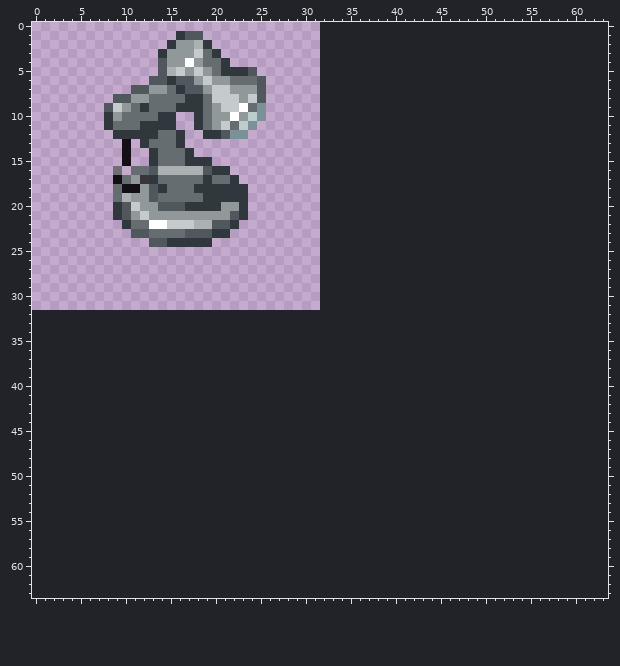
Pixel-art sprite: Resources/Textures/Objects/Misc/Lights/lamp.rsi/lamp.png. This is how it looked before the edit.
The file is 32x32 pixels. The old version is drawn lined up with the new one, on the new canvas.
New version:
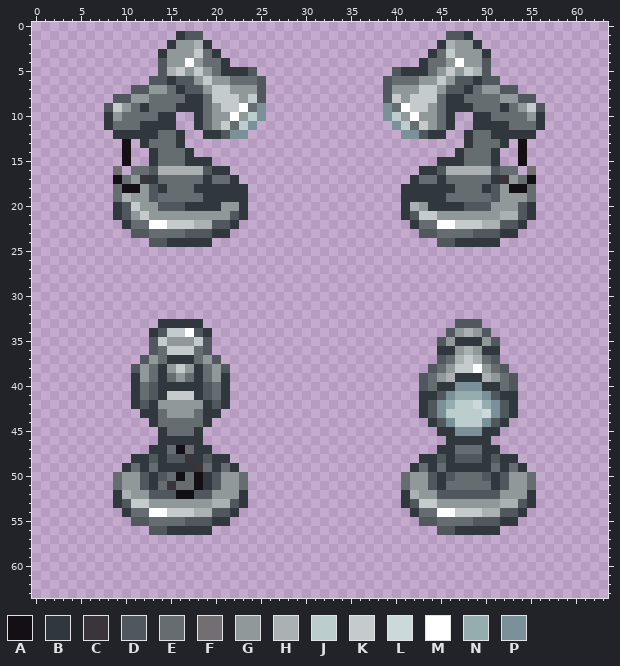
Palette (. is transparent): A #140f15  B #31383d  C #3a343b  D #50585d  E #656d71  F #726e72  G #91989a  H #abb1b3  J #bccdce  K #c5cacc  L #cbd9da  M #ffffff  N #95adae  P #7b9199
Message: Added directional sprites for lamps (#1047)
Changes in this commit:
canvas 32x32 -> 64x64
@@ x 37..58 @@
  0 ......................
- 1 ......................
- 2 ......................
- 3 ......................
- 4 ......................
- 5 ......................
- 6 ......................
- 7 ......................
- 8 ......................
- 9 ......................
-10 ......................
-11 ......................
-12 ......................
-13 ......................
-14 ......................
-15 ......................
-16 ......................
-17 ......................
-18 ......................
-19 ......................
-20 ......................
-21 ......................
-22 ......................
-23 ......................
-24 ......................
+ 1 .........DDB..........
+ 2 ........BHGGB.........
+ 3 .......BEKGGGB........
+ 4 ......BEEGMGGD........
+ 5 ...DBBBEGKGKHD........
+ 6 ..DEEEGGKGDDBDD.......
+ 7 ..DGGGKKGDDBEGGDD.....
+ 8 ..DKGKKKEBBEEEEGGDD...
+ 9 ..PEMKKGEBBBEEEBEGKD..
+10 ..PJGMGGEB..BBEEEEGB..
+11 ...PJEKGEB..BBBBEEEB..
+12 ....PPDBB..BEEBBBBB...
+13 ...........BEEEB.A....
+14 ..........BEEEB..A....
+15 ........BBBEEEB..A....
+16 ......BBDHHHHHDEE.F...
+17 .....BEEBEEEEEBCGEA...
+18 ....BBBBBBEEEBDGAAE...
+19 ....BBBBBEEEEEDGGGE...
+20 ....BHGBBBBDDDGGGDB...
+21 ....BDKKGGGGGGGHHDB...
+22 .....BEEMMKKKHHDDB....
+23 ......DDEEEEDDDBB.....
+24 ........DDBBBBB.......
 25 ......................
@@ x 0..63 @@
 32 ................................................................
-33 ................................................................
-34 ................................................................
-35 ................................................................
-36 ................................................................
-37 ................................................................
-38 ................................................................
-39 ................................................................
-40 ................................................................
-41 ................................................................
-42 ................................................................
-43 ................................................................
-44 ................................................................
-45 ................................................................
-46 ................................................................
-47 ................................................................
-48 ................................................................
-49 ................................................................
-50 ................................................................
-51 ................................................................
-52 ................................................................
-53 ................................................................
-54 ................................................................
-55 ................................................................
-56 ................................................................
+33 ..............BBBBB............................DDD..............
+34 .............BDKKMDB..........................DGHGD.............
+35 .............DKGGGKD.........................DGBBBGD............
+36 .............DEKKKED.........................BBGHGBB............
+37 ............DGEBBBEGD........................DEHKHED............
+38 ...........DGEBGKGBEGD......................DEGKKMGED...........
+39 ...........BGEBEGEBEGB.....................DEGHBBBHGED..........
+40 ...........BEDBBBBBDEB.....................DEBBPPPBBED..........
+41 ...........BEDBKKKBDEB.....................BBDPNNNPDBB..........
+42 ...........BDBGGGGGBDB.....................BDPNJJLNPDB..........
+43 ............BBEGGGEBB......................BDPJJJJLPDB..........
+44 .............BEEEEEB........................BDPJJJPDB...........
+45 ..............BEEEB..........................BBPPPBB............
+46 ..............BBBBB...........................BBBBB.............
+47 .............BBEAEBB.........................BBEEEBB............
+48 ...........BBDBDDCBDBB.....................BBDBDDDBDBB..........
+49 ..........BEBEBBBBCEBEB...................BEBEBBBBBEBEB.........
+50 .........EGGDBDEAEABDGGE.................EGGDBDEEEDBDGGE........
+51 .........EGGDBECEEABDGGE.................EGGDBEEEEEBDGGE........
+52 .........BHGGDDDAADDGGGB.................BHGGDDDDDDDGGGB........
+53 .........BDKKGGGGGGGHHDB.................BDKKGGGGGGGHHDB........
+54 ..........BEEMMKKKHHDDB...................BEEMMKKKHHDDB.........
+55 ...........DDEEEEDDDBB.....................DDEEEEDDDBB..........
+56 .............DDBBBBB.........................DDBBBBB............
 57 ................................................................
Pixel boxes of the changes (left, top, right, bottom) in both pictures:
added: (383, 31, 545, 247)
added: (113, 319, 248, 535)
added: (401, 319, 536, 535)
